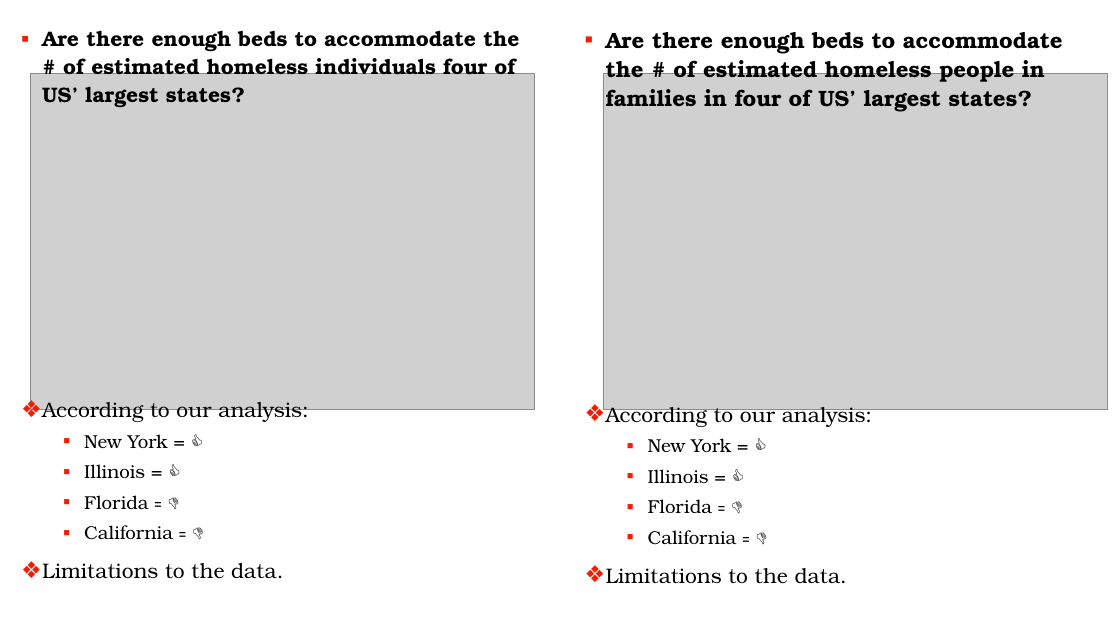
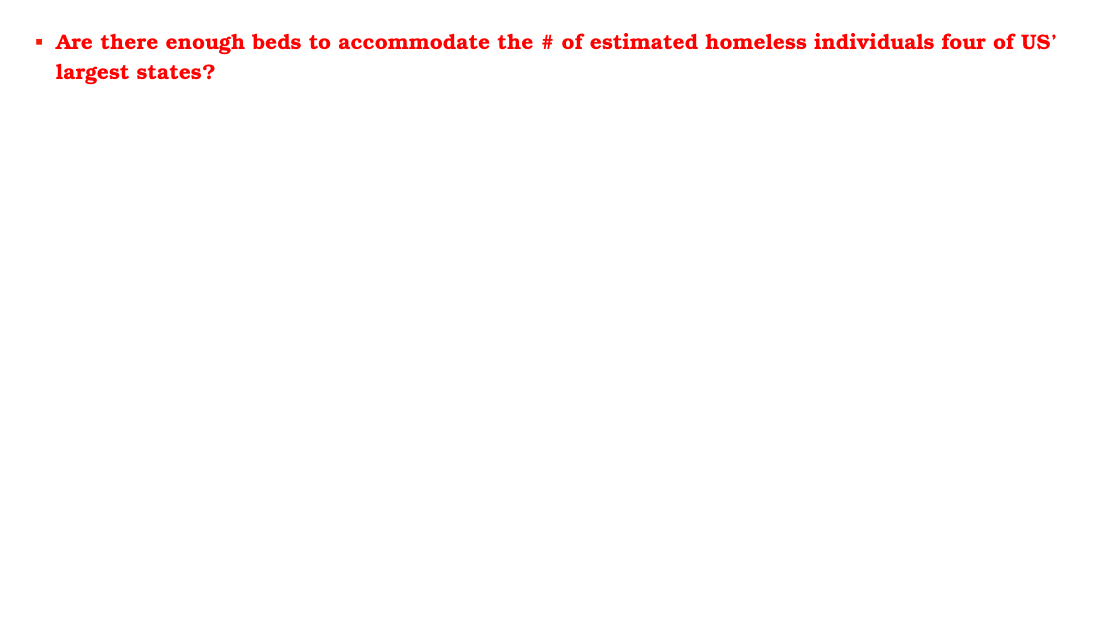
Before and after one commit to cic2003/Group3Project1, a slide deck: slide 20 of Homelessness Presentation_Project 1_ChidimaEdits.pptx (slide 3 before the commit). Drawn at 1120x630 pixels with LibreOffice and Linux fonts; fonts in the diff are those of the drawing; grey boxes stand for pictures. Boxes give left, top, right and bottom in pixels: in the first picture for what was removed or moved away, otherwise in the second. Text is boxed around its words. In the diff, an @@ line names an element or a change of style, - is before the commit and + after.

```diff
--- a/Homelessness Presentation_Project 1_ChidimaEdits.pptx
+++ b/Homelessness Presentation_Project 1_ChidimaEdits.pptx
@@ text "Are there enough beds to ...": place and size @@
-text "Are there enough beds to ..." at [42,30,519,579]
+text "Are there enough beds to ..." at [56,33,1057,85]
@@ text "Are there enough beds to ..." at [56,33,1057,85]: text colour #000000 to #FF0000; line spacing 1.1 to 1.2 @@
@@ text removed at [606,32,1063,583] @@
-▪ Are there enough beds to accommodate the # of estimated homeless people in families in four of US’ largest states?
-❖ According to our analysis:
-  ▪ New York = 👍
-  ▪ Illinois = 👍
-  ▪ Florida = 👎
-  ▪ California = 👎
-❖ Limitations to the data.
@@ picture removed at [30,74,534,410] @@
@@ picture removed at [603,74,1107,410] @@
@@ text at [42,434,283,579]: paragraphs removed @@
-❖ According to our analysis:
-  ▪ New York = 👍
-  ▪ Illinois = 👍
-  ▪ Florida = 👎
-  ▪ California = 👎
-❖ Limitations to the data.
```
Also in this commit, not shown: 2 other slides changed, 17 slides added, 6 slides removed.
